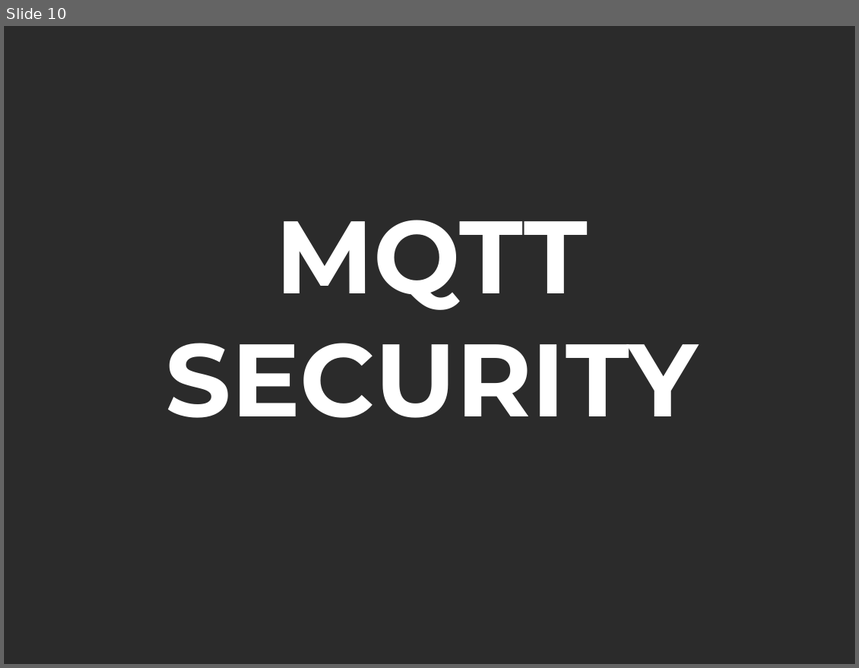
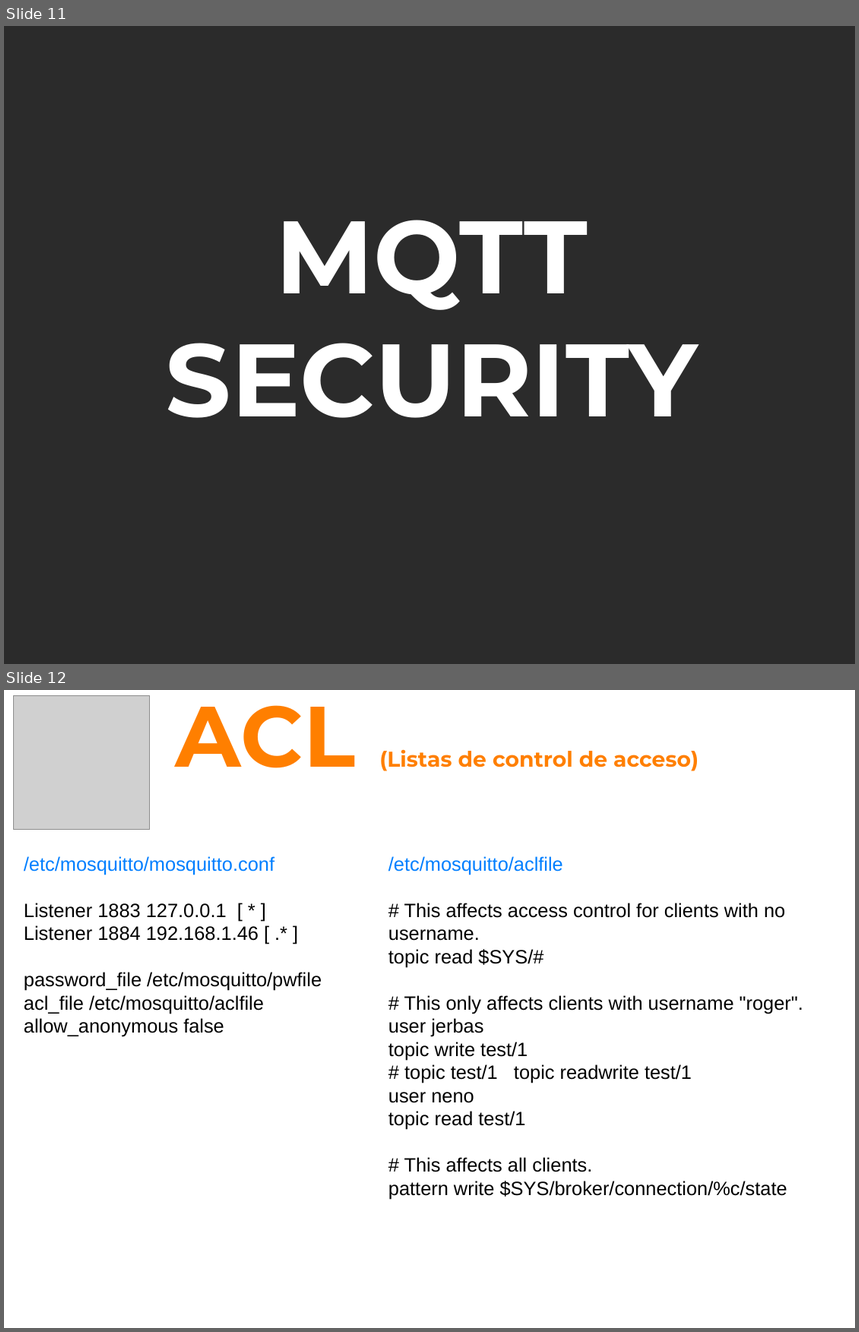
Before and after one commit to Heserral/MQTT_VigoLabs, a slide deck: MQTT_Vigolabs.odp. Shown one above the other, each under a label of ours: slide 10 before the commit, slides 11 and 12 after it. The pictures are 859x668 and 859x1332 pixels, drawn with LibreOffice and Linux fonts; fonts in the diff are those of the drawing; grey boxes stand for pictures; background and template pictures are left out; a plain dark background stands for a picture behind light text. Boxes give left, top, right and bottom in pixels: in the first picture for what was removed or moved away, otherwise in the second. Text is boxed around its words. In the diff, an @@ line names an element or a change of style, - is before the commit and + after.

```diff
--- a/MQTT_Vigolabs.odp
+++ b/MQTT_Vigolabs.odp
@@ slide 12 added at (4,690,855,1328), background #FFFFFF @@
@@ picture added at (13,695,150,830) @@
@@ text added at (176,705,699,771), 20 pt, text #FF7F00, bold @@
+ACL (Listas de control de acceso)
@@ text added at (24,856,322,1037), 18 pt, text #000000 @@
+/etc/mosquitto/mosquitto.conf
+Listener 1883 127.0.0.1 [ * ]
+Listener 1884 192.168.1.46 [ .* ]
+password_file /etc/mosquitto/pwfile
+acl_file /etc/mosquitto/aclfile
+allow_anonymous false
@@ text added at (389,856,804,1199), 18 pt, text #000000 @@
+/etc/mosquitto/aclfile
+# This affects access control for clients with no username.
+topic read $SYS/#
+# This only affects clients with username "roger".
+user jerbas
+topic write test/1
+# topic test/1 topic readwrite test/1
+user neno
+topic read test/1
+# This affects all clients.
+pattern write $SYS/broker/connection/%c/state
@@ what was slide 10 is now slide 11 @@
```
Also in this commit, not shown: 4 other slides added, 1 slide removed.
